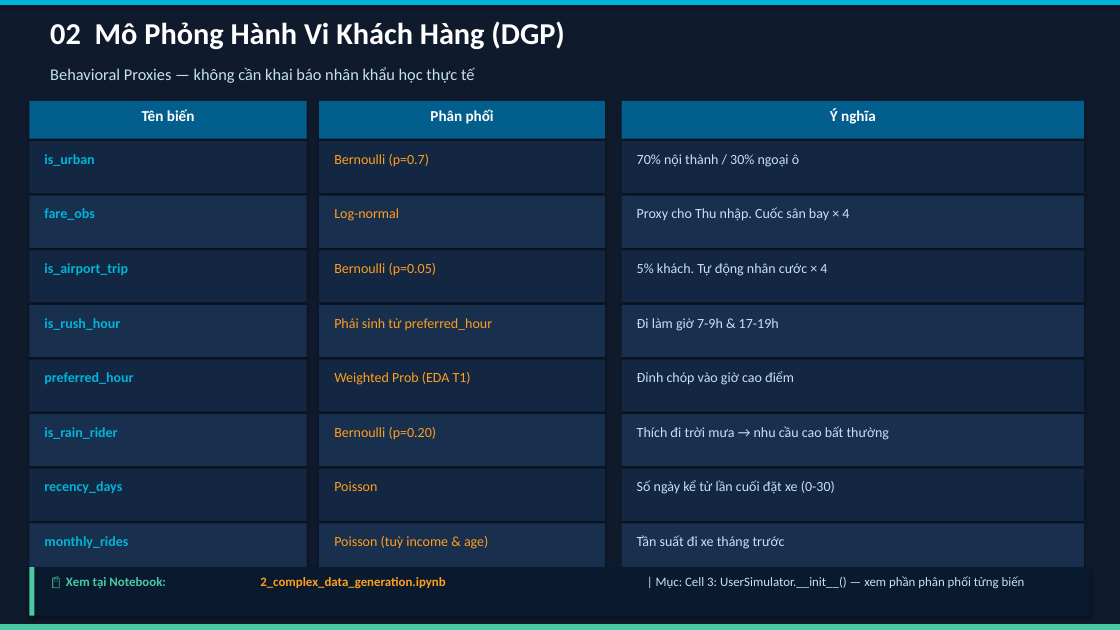
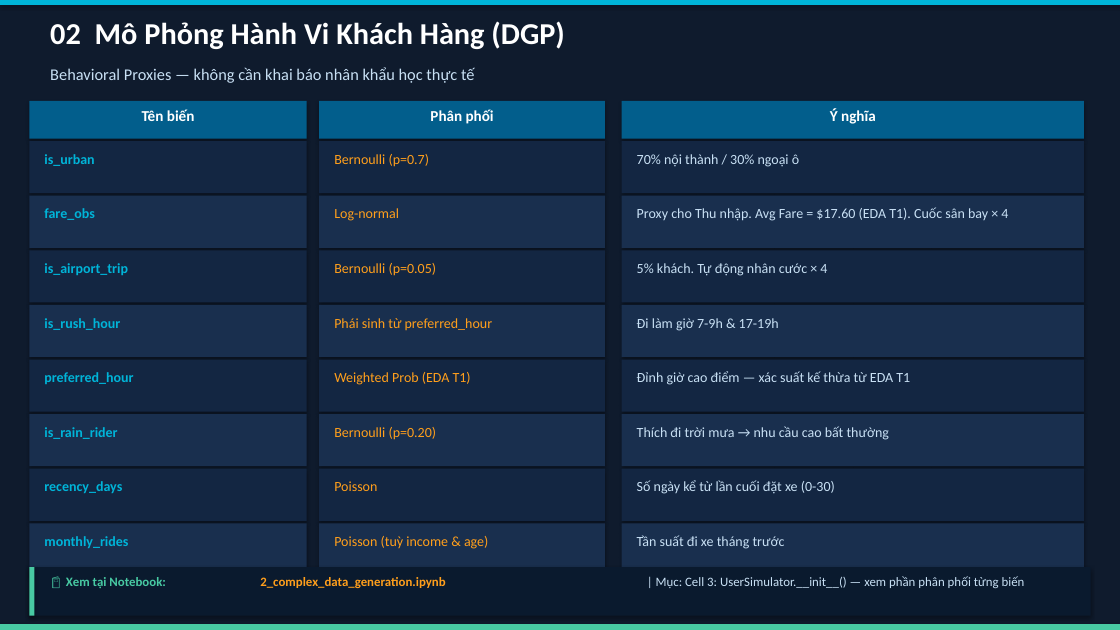
Before and after one commit to thaibuivan/GSM-promotion-experimentation, a slide deck: slide 3 of docs/Week2_Synthetic_Data_Deck_v2.pptx. Drawn at 1120x630 pixels with LibreOffice and Linux fonts; fonts in the diff are those of the drawing. Boxes give left, top, right and bottom in pixels: in the first picture for what was removed or moved away, otherwise in the second. Text is boxed around its words. In the diff, an @@ line names an element or a change of style, - is before the commit and + after.

```diff
--- a/docs/Week2_Synthetic_Data_Deck_v2.pptx
+++ b/docs/Week2_Synthetic_Data_Deck_v2.pptx
@@ text at box(637, 207, 1008, 221): text changed @@
-Proxy cho Thu nhập. Cuốc sân bay × 4
+Proxy cho Thu nhập. Avg Fare = $17.60 (EDA T1). Cuốc sân bay × 4
@@ text at box(637, 371, 910, 385): text changed @@
-Đỉnh chóp vào giờ cao điểm
+Đỉnh giờ cao điểm — xác suất kế thừa từ EDA T1
```
Also in this commit, not shown: 2 other slides changed, 7 other files.
